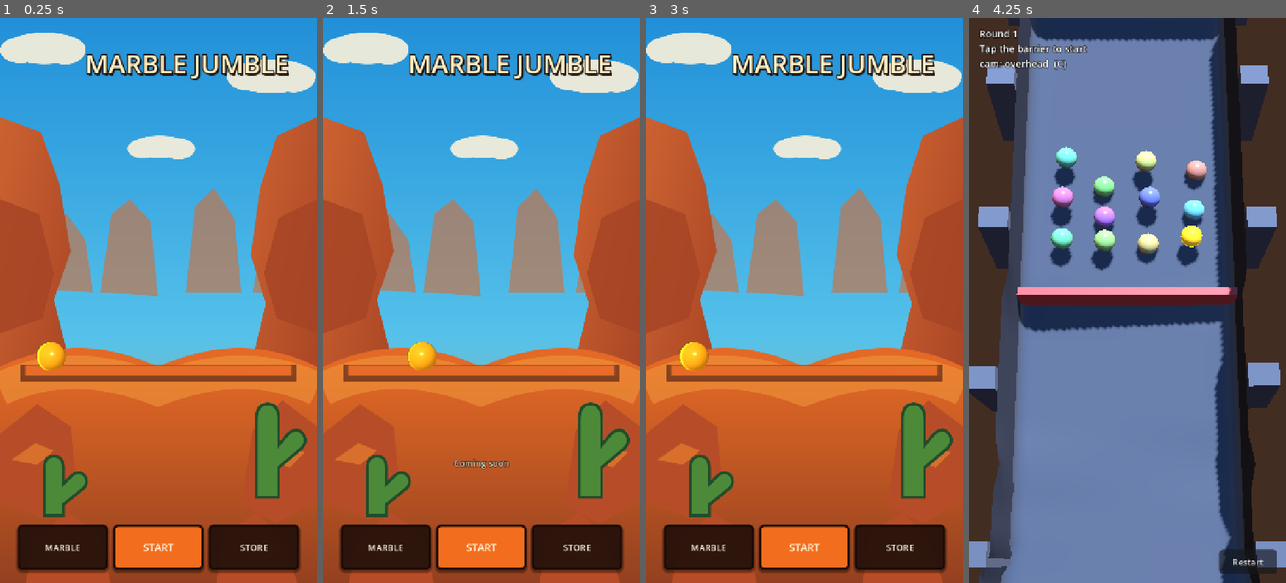
Above: before the commit, frames 1-4 (left to right).
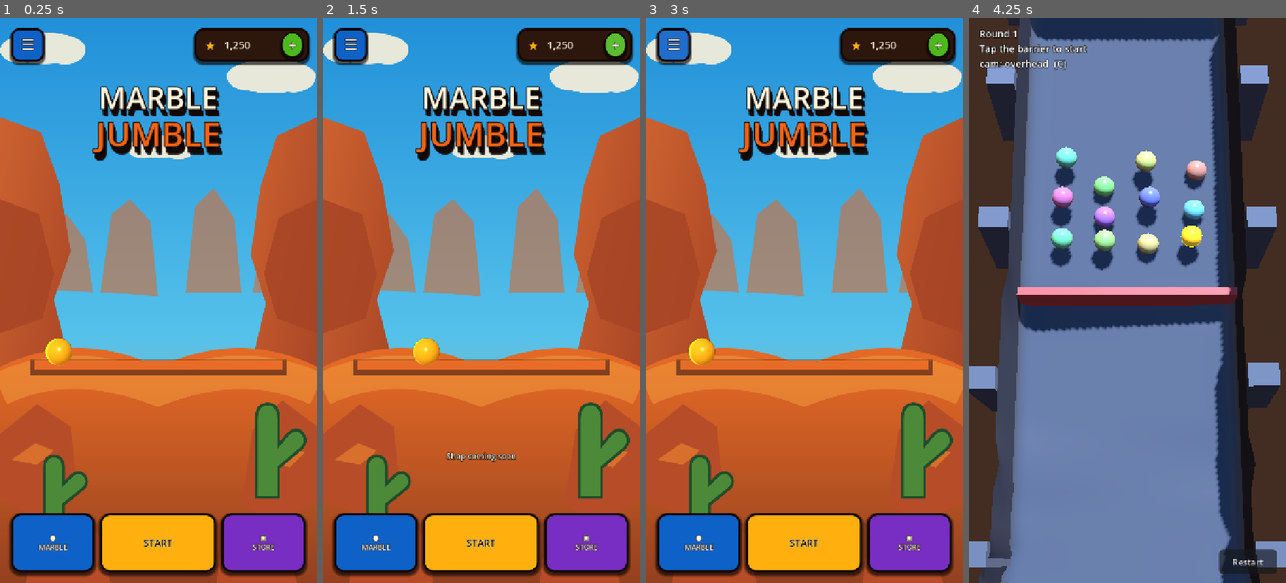
Above: after the commit, the same moments.

Repository: Arjan-N/marble-jumble
Game: Godot game, scene res://scenes/home.tscn
The game is run twice, just before and just after one commit, with the same random seed, the same clock (stepped at 60 frames per second) and the same inputs.
Inputs (mouse positions are in pixels of both pictures, inside the frame that each line leads up to):
- Up to frame 1 (0.25 s): no input
- Up to frame 2 (1.5 s): click (386, 549) at 0.5 s, where only the run before the commit has a clickable "MARBLE"; click (614, 46) at 1.25 s, where only the run after the commit has a clickable "+"
- Up to frame 3 (3 s): click (899, 549) at 2 s, where only the run before the commit has a clickable "STORE"; click "< HOME" at 2.75 s
- Up to frame 4 (4.25 s): click "START" at 3.5 s

The runs differ from the first frame. In frame 1, 21% of the frame differs, in the area x 2-99%, y 1-99%; in frame 2, 21%; in frame 3, 21%; in frame 4, nothing differs.

Commit message:
Redesign home screen to match Marble Jumble visual direction

Diff:
--- a/scripts/ui/home_screen.gd
+++ b/scripts/ui/home_screen.gd
@@ -1,16 +1,34 @@
 class_name HomeScreen
 extends Control
 
-## Polished Home screen: illustrated 2D Canyon + one lightweight 3D marble.
-## The background is authored artwork; the marble and its simple track are real
-## 3D so the home screen previews the same physical marble language as races.
+## Home screen visual system:
+## - illustrated 2D Canyon background
+## - one lightweight real 3D marble on a simple physical track
+## - bold two-line comic-book logo
+## - chunky illustrated-style top controls
+## - three large bottom actions with START clearly dominant
+##
+## Keep the scene intentionally cheap: the visual richness comes from the
+## authored background, while Godot renders only the marble and simple UI.
 
 const RACE_SCENE := "res://scenes/main.tscn"
 const SHOP_SCENE := "res://scenes/shop.tscn"
 
-const TITLE_FONT_SIZE := 58
-const NAV_FONT_SIZE := 23
+const LOGO_TOP_SIZE := 68
+const LOGO_BOTTOM_SIZE := 76
+const TOP_BUTTON_SIZE := 22
+const CURRENCY_SIZE := 23
+const NAV_SIZE := 22
+const NAV_SMALL_SIZE := 16
 const TOAST_SECONDS := 1.6
+
+const INK := Color(0.075, 0.032, 0.018)
+const CREAM := Color(1.0, 0.965, 0.86)
+const YELLOW := Color(1.0, 0.69, 0.06)
+const ORANGE := Color(0.96, 0.39, 0.07)
+const BLUE := Color(0.055, 0.38, 0.78)
+const PURPLE := Color(0.47, 0.18, 0.76)
+const GREEN := Color(0.30, 0.72, 0.12)
 
 var _backdrop: HomeBackdrop
 var _marble_view: SubViewportContainer
@@ -24,7 +42,8 @@
 	mouse_filter = Control.MOUSE_FILTER_IGNORE
 
 	_build_backdrop()
-	_build_title()
+	_build_top_bar()
+	_build_logo()
 	_build_marble_view()
 	_build_toast()
 	_build_nav()
@@ -40,34 +59,140 @@
 	_backdrop.mouse_filter = Control.MOUSE_FILTER_IGNORE
 	add_child(_backdrop)
 
-func _build_title() -> void:
-	# Offset shadow first: the logo should read like an illustrated game mark,
-	# not a stock Godot Label.
-	var shadow := Label.new()
-	shadow.text = "MARBLE JUMBLE"
-	shadow.set_anchors_preset(Control.PRESET_CENTER_TOP)
-	shadow.position = Vector2(4.0, 68.0)
-	shadow.size = Vector2(0.0, 86.0)
-	shadow.grow_horizontal = Control.GROW_DIRECTION_BOTH
-	shadow.horizontal_alignment = HORIZONTAL_ALIGNMENT_CENTER
-	shadow.add_theme_font_size_override("font_size", TITLE_FONT_SIZE)
-	shadow.add_theme_color_override("font_color", Color(0.12, 0.055, 0.035, 0.9))
-	shadow.mouse_filter = Control.MOUSE_FILTER_IGNORE
-	add_child(shadow)
-
-	var title := shadow.duplicate() as Label
-	title.position = Vector2(0.0, 64.0)
-	title.add_theme_color_override("font_color", Color(1.0, 0.95, 0.78))
-	title.add_theme_color_override("font_outline_color", Color(0.10, 0.045, 0.025))
-	title.add_theme_constant_override("outline_size", 10)
-	add_child(title)
+func _build_top_bar() -> void:
+	# Menu button: chunky, outlined, deliberately closer to the reference art
+	# than a stock Godot button.
+	var menu := Button.new()
+	menu.text = "☰"
+	menu.anchor_left = 0.035
+	menu.anchor_top = 0.018
+	menu.offset_right = 76.0
+	menu.offset_bottom = 76.0
+	menu.add_theme_font_size_override("font_size", 34)
+	menu.add_theme_color_override("font_color", CREAM)
+	menu.add_theme_color_override("font_outline_color", INK)
+	menu.add_theme_constant_override("outline_size", 5)
+	menu.add_theme_stylebox_override("normal", _panel_style(BLUE, 5, 18, 5))
+	menu.add_theme_stylebox_override("hover", _panel_style(BLUE.lightened(0.08), 5, 18, 5))
+	menu.add_theme_stylebox_override("pressed", _panel_style(BLUE.darkened(0.12), 5, 18, 5))
+	menu.add_theme_stylebox_override("focus", _panel_style(BLUE, 5, 18, 5))
+	menu.pressed.connect(func() -> void: _show_toast("Menu coming soon"))
+	menu.mouse_filter = Control.MOUSE_FILTER_STOP
+	add_child(menu)
+
+	# Currency display: a small gold badge with a separate green plus button.
+	var currency := PanelContainer.new()
+	currency.anchor_left = 1.0
+	currency.anchor_right = 1.0
+	currency.anchor_top = 0.018
+	currency.offset_left = -278.0
+	currency.offset_right = -18.0
+	currency.offset_bottom = 76.0
+	currency.add_theme_stylebox_override("panel", _panel_style(Color(0.18, 0.085, 0.035, 0.97), 5, 20, 5))
+	currency.mouse_filter = Control.MOUSE_FILTER_STOP
+	add_child(currency)
+
+	var currency_row := HBoxContainer.new()
+	currency_row.add_theme_constant_override("separation", 7)
+	currency_row.add_theme_constant_override("margin_left", 8)
+	currency_row.add_theme_constant_override("margin_right", 8)
+	currency.add_child(currency_row)
+
+	var coin := Label.new()
+	coin.text = "★"
+	coin.custom_minimum_size = Vector2(48, 48)
+	coin.vertical_alignment = VERTICAL_ALIGNMENT_CENTER
+	coin.horizontal_alignment = HORIZONTAL_ALIGNMENT_CENTER
+	coin.add_theme_font_size_override("font_size", 30)
+	coin.add_theme_color_override("font_color", YELLOW)
+	coin.add_theme_color_override("font_outline_color", INK)
+	coin.add_theme_constant_override("outline_size", 4)
+	currency_row.add_child(coin)
+
+	var amount := Label.new()
+	amount.text = "1,250"
+	amount.size_flags_horizontal = Control.SIZE_EXPAND_FILL
+	amount.vertical_alignment = VERTICAL_ALIGNMENT_CENTER
+	amount.add_theme_font_size_override("font_size", CURRENCY_SIZE)
+	amount.add_theme_color_override("font_color", CREAM)
+	amount.add_theme_color_override("font_outline_color", INK)
+	amount.add_theme_constant_override("outline_size", 3)
+	currency_row.add_child(amount)
+
+	var plus := Button.new()
+	plus.text = "+"
+	plus.custom_minimum_size = Vector2(52, 52)
+	plus.add_theme_font_size_override("font_size", 31)
+	plus.add_theme_color_override("font_color", CREAM)
+	plus.add_theme_color_override("font_outline_color", INK)
+	plus.add_theme_constant_override("outline_size", 4)
+	plus.add_theme_stylebox_override("normal", _panel_style(GREEN, 4, 26, 3))
+	plus.add_theme_stylebox_override("hover", _panel_style(GREEN.lightened(0.08), 4, 26, 3))
+	plus.add_theme_stylebox_override("pressed", _panel_style(GREEN.darkened(0.12), 4, 26, 3))
+	plus.add_theme_stylebox_override("focus", _panel_style(GREEN, 4, 26, 3))
+	plus.pressed.connect(func() -> void: _show_toast("Shop coming soon"))
+	currency_row.add_child(plus)
+
+func _build_logo() -> void:
+	# Two-line logo gives the screen the same visual hierarchy as the reference:
+	# white MARBLE over orange JUMBLE, both with a heavy ink outline and shadow.
+	var shadow_top := _logo_label("MARBLE", LOGO_TOP_SIZE, INK)
+	shadow_top.anchor_left = 0.08
+	shadow_top.anchor_right = 0.92
+	shadow_top.anchor_top = 0.105
+	shadow_top.anchor_bottom = 0.185
+	shadow_top.offset_left = 5.0
+	shadow_top.offset_top = 7.0
+	shadow_top.offset_right = 5.0
+	shadow_top.offset_bottom = 7.0
+	add_child(shadow_top)
+
+	var top := _logo_label("MARBLE", LOGO_TOP_SIZE, CREAM)
+	top.anchor_left = 0.08
+	top.anchor_right = 0.92
+	top.anchor_top = 0.101
+	top.anchor_bottom = 0.181
+	add_child(top)
+
+	var shadow_bottom := _logo_label("JUMBLE", LOGO_BOTTOM_SIZE, INK)
+	shadow_bottom.anchor_left = 0.055
+	shadow_bottom.anchor_right = 0.945
+	shadow_bottom.anchor_top = 0.162
+	shadow_bottom.anchor_bottom = 0.255
+	shadow_bottom.offset_left = 5.0
+	shadow_bottom.offset_top = 8.0
+	shadow_bottom.offset_right = 5.0
+	shadow_bottom.offset_bottom = 8.0
+	add_child(shadow_bottom)
+
+	var bottom := _logo_label("JUMBLE", LOGO_BOTTOM_SIZE, ORANGE)
+	bottom.anchor_left = 0.055
+	bottom.anchor_right = 0.945
+	bottom.anchor_top = 0.158
+	bottom.anchor_bottom = 0.251
+	add_child(bottom)
+
+func _logo_label(text_value: String, font_size: int, colour: Color) -> Label:
+	var label := Label.new()
+	label.text = text_value
+	label.horizontal_alignment = HORIZONTAL_ALIGNMENT_CENTER
+	label.vertical_alignment = VERTICAL_ALIGNMENT_CENTER
+	label.add_theme_font_size_override("font_size", font_size)
+	label.add_theme_color_override("font_color", colour)
+	label.add_theme_color_override("font_outline_color", INK)
+	label.add_theme_constant_override("outline_size", 9)
+	label.add_theme_color_override("font_shadow_color", Color(0.02, 0.01, 0.005, 0.65))
+	label.add_theme_constant_override("shadow_offset_x", 3)
+	label.add_theme_constant_override("shadow_offset_y", 5)
+	label.mouse_filter = Control.MOUSE_FILTER_IGNORE
+	return label
 
 func _build_marble_view() -> void:
 	_marble_view = SubViewportContainer.new()
 	_marble_view.anchor_left = 0.035
 	_marble_view.anchor_right = 0.965
 	_marble_view.anchor_top = 0.48
-	_marble_view.anchor_bottom = 0.77
+	_marble_view.anchor_bottom = 0.75
 	_marble_view.mouse_filter = Control.MOUSE_FILTER_IGNORE
 	_marble_view.stretch = true
 	add_child(_marble_view)
@@ -113,53 +238,64 @@
 	_toast = Label.new()
 	_toast.anchor_left = 0.0
 	_toast.anchor_right = 1.0
-	_toast.anchor_top = 0.77
-	_toast.anchor_bottom = 0.77
-	_toast.offset_top = 8.0
+	_toast.anchor_top = 0.76
+	_toast.anchor_bottom = 0.76
+	_toast.offset_top = 6.0
 	_toast.offset_bottom = 42.0
 	_toast.horizontal_alignment = HORIZONTAL_ALIGNMENT_CENTER
-	_toast.add_theme_font_size_override("font_size", 20)
-	_toast.add_theme_color_override("font_color", Color(1.0, 0.98, 0.88))
-	_toast.add_theme_color_override("font_outline_color", Color(0.08, 0.035, 0.02))
-	_toast.add_theme_constant_override("outline_size", 6)
+	_toast.add_theme_font_size_override("font_size", 18)
+	_toast.add_theme_color_override("font_color", CREAM)
+	_toast.add_theme_color_override("font_outline_color", INK)
+	_toast.add_theme_constant_override("outline_size", 5)
 	_toast.mouse_filter = Control.MOUSE_FILTER_IGNORE
 	_toast.modulate.a = 0.0
 	add_child(_toast)
 
-func _show_toast(text: String) -> void:
-	_toast.text = text
+func _show_toast(text_value: String) -> void:
+	_toast.text = text_value
 	_toast.modulate.a = 1.0
 	_toast_left = TOAST_SECONDS
 
 func _build_nav() -> void:
 	var row := HBoxContainer.new()
-	row.anchor_left = 0.055
-	row.anchor_right = 0.945
+	row.anchor_left = 0.035
+	row.anchor_right = 0.965
 	row.anchor_top = 1.0
 	row.anchor_bottom = 1.0
-	row.offset_top = -132.0
-	row.offset_bottom = -30.0
+	row.offset_top = -158.0
+	row.offset_bottom = -24.0
 	row.add_theme_constant_override("separation", 12)
 	row.mouse_filter = Control.MOUSE_FILTER_STOP
 	add_child(row)
 
-	row.add_child(_nav_button("MARBLE", func() -> void: _show_toast("Coming soon"), false))
-	row.add_child(_nav_button("START", _on_start_pressed, true))
-	row.add_child(_nav_button("STORE", func() -> void: get_tree().change_scene_to_file(SHOP_SCENE), false))
-
-func _nav_button(label: String, on_pressed: Callable, emphasised: bool) -> Button:
+	var marble := _nav_button("●\nMARBLE", func() -> void: _show_toast("Marble collection coming soon"), BLUE, false)
+	marble.size_flags_stretch_ratio = 1.0
+	row.add_child(marble)
+
+	var start := _nav_button("START", _on_start_pressed, YELLOW, true)
+	start.size_flags_stretch_ratio = 1.38
+	row.add_child(start)
+
+	var store := _nav_button("▣\nSTORE", func() -> void: get_tree().change_scene_to_file(SHOP_SCENE), PURPLE, false)
+	store.size_flags_stretch_ratio = 1.0
+	row.add_child(store)
+
+func _nav_button(label: String, on_pressed: Callable, fill: Color, emphasised: bool) -> Button:
 	var button := Button.new()
 	button.text = label
 	button.size_flags_horizontal = Control.SIZE_EXPAND_FILL
-	button.custom_minimum_size = Vector2(0, 70 if emphasised else 60)
-	button.add_theme_font_size_override("font_size", NAV_FONT_SIZE if emphasised else NAV_FONT_SIZE - 3)
-	button.add_theme_color_override("font_color", Color(1.0, 0.98, 0.90))
-	button.add_theme_color_override("font_pressed_color", Color(1.0, 0.98, 0.90))
-
-	var fill := Color(0.95, 0.43, 0.12) if emphasised else Color(0.16, 0.075, 0.045, 0.94)
-	var normal := _button_style(fill, 5, 10)
-	var hover := _button_style(fill.lightened(0.08), 5, 10)
-	var pressed := _button_style(fill.darkened(0.16), 5, 10)
+	button.custom_minimum_size = Vector2(0, 118 if emphasised else 108)
+	button.alignment = HORIZONTAL_ALIGNMENT_CENTER
+	button.add_theme_font_size_override("font_size", NAV_SIZE if emphasised else NAV_SMALL_SIZE)
+	button.add_theme_color_override("font_color", INK if emphasised else CREAM)
+	button.add_theme_color_override("font_hover_color", INK if emphasised else CREAM)
+	button.add_theme_color_override("font_pressed_color", INK if emphasised else CREAM)
+	button.add_theme_color_override("font_outline_color", CREAM if emphasised else INK)
+	button.add_theme_constant_override("outline_size", 4)
+
+	var normal := _panel_style(fill, 5, 22, 7)
+	var hover := _panel_style(fill.lightened(0.08), 5, 22, 7)
+	var pressed := _panel_style(fill.darkened(0.14), 5, 22, 4)
 	button.add_theme_stylebox_override("normal", normal)
 	button.add_theme_stylebox_override("hover", hover)
 	button.add_theme_stylebox_override("pressed", pressed)
@@ -167,15 +303,19 @@
 	button.pressed.connect(on_pressed)
 	return button
 
-func _button_style(fill: Color, border: int, radius: int) -> StyleBoxFlat:
+func _panel_style(fill: Color, border: int, radius: int, shadow: int) -> StyleBoxFlat:
 	var style := StyleBoxFlat.new()
 	style.bg_color = fill
 	style.set_corner_radius_all(radius)
 	style.set_border_width_all(border)
-	style.border_color = Color(0.10, 0.045, 0.025)
-	style.shadow_color = Color(0.06, 0.025, 0.015, 0.45)
-	style.shadow_size = 5
-	style.shadow_offset = Vector2(0.0, 4.0)
+	style.border_color = INK
+	style.shadow_color = Color(0.03, 0.012, 0.006, 0.65)
+	style.shadow_size = shadow
+	style.shadow_offset = Vector2(0.0, 5.0)
+	style.content_margin_left = 12.0
+	style.content_margin_right = 12.0
+	style.content_margin_top = 8.0
+	style.content_margin_bottom = 8.0
 	return style
 
 func _on_start_pressed() -> void:
